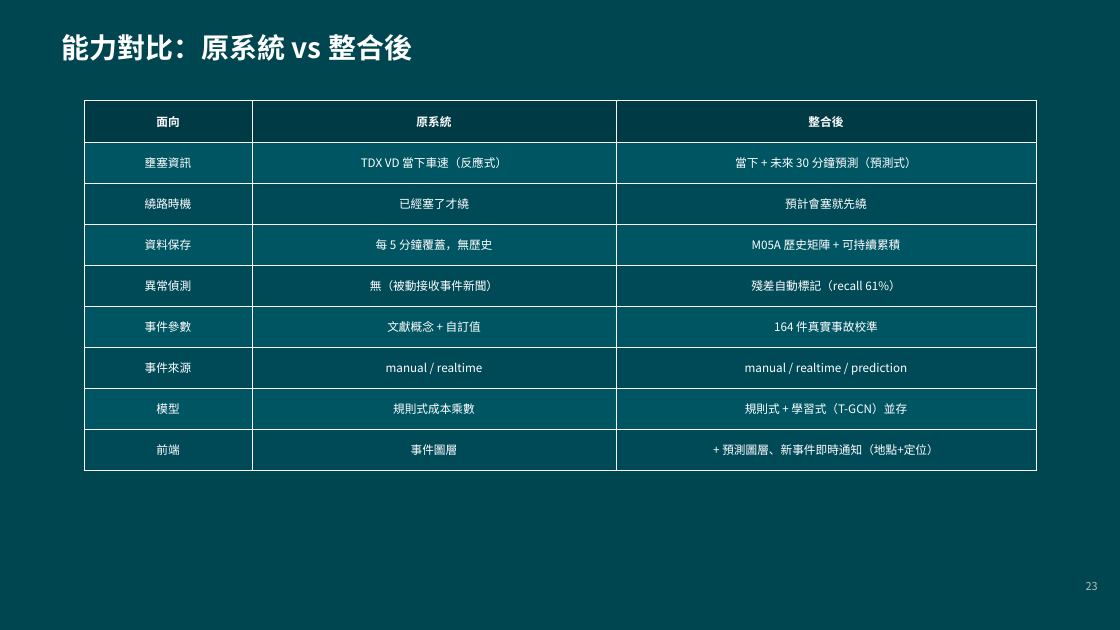
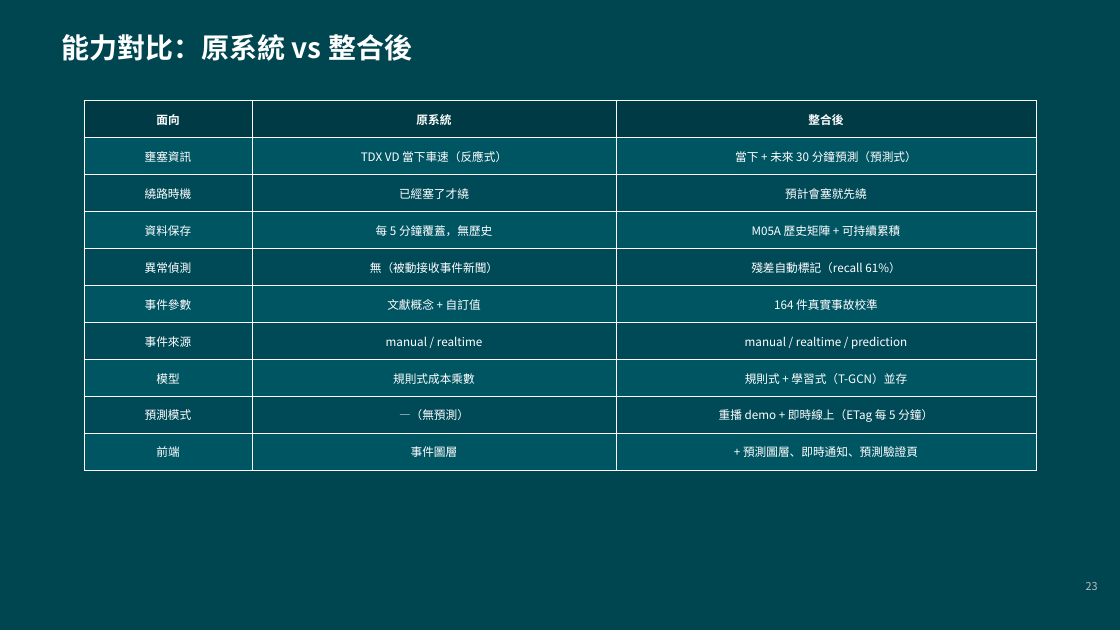
Before and after one commit to bluefish23/taiwan-osm-router, a slide deck: slide 23 of gcn/gcn_report.pptx. Drawn at 1120x630 pixels with LibreOffice and Linux fonts; fonts in the diff are those of the drawing. Boxes give left, top, right and bottom in pixels: in the first picture for what was removed or moved away, otherwise in the second. Text is boxed around its words. In the diff, an @@ line names an element or a change of style, - is before the commit and + after.

Commit message:
feat(gcn): 即時預測線上模式（高公局 ETag 每 5 分鐘）
- live_sync：抓 ETagPairLive 門架配對即時車速，維護最近 60 分鐘滾動視窗，
  T-GCN 預測 30 分鐘後壅塞並寫入預測事件；冷啟動一次補齊過去 12 檔
- osm_api：/predict/live/start、stop、status；預測事件改由 _apply_pred_events 增量套用
- admin.html 即時預測面板；REPORT 與報告簡報補上線上模式

```diff
--- a/gcn/gcn_report.pptx
+++ b/gcn/gcn_report.pptx
@@ table at <box>84,101,1036,470</box> @@
-row 9: 前端 | 事件圖層 | + 預測圖層、新事件即時通知（地點+定位）
+row 9: 預測模式 | —（無預測） | 重播 demo + 即時線上（ETag 每 5 分鐘）
+row 10: 前端 | 事件圖層 | + 預測圖層、即時通知、預測驗證頁
```
Also in this commit, not shown: 2 other slides changed, 1 slide added, 7 other files.
